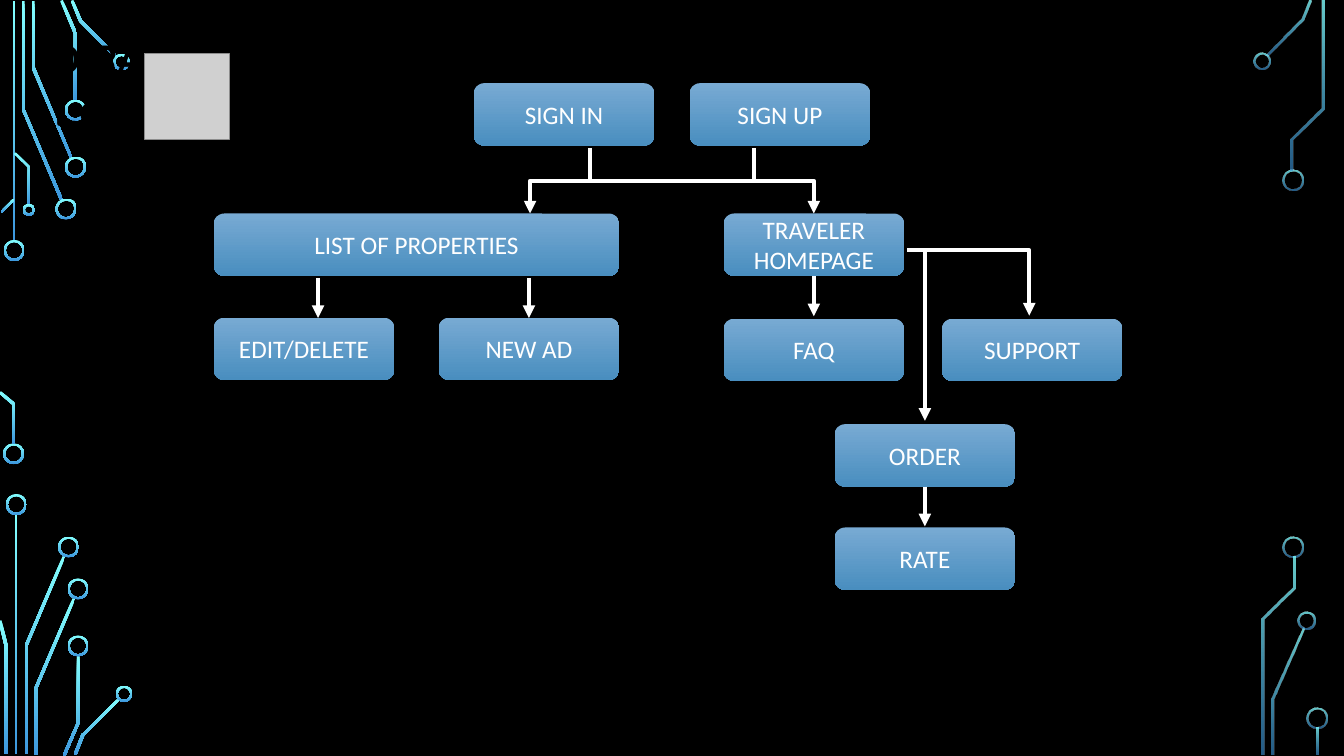
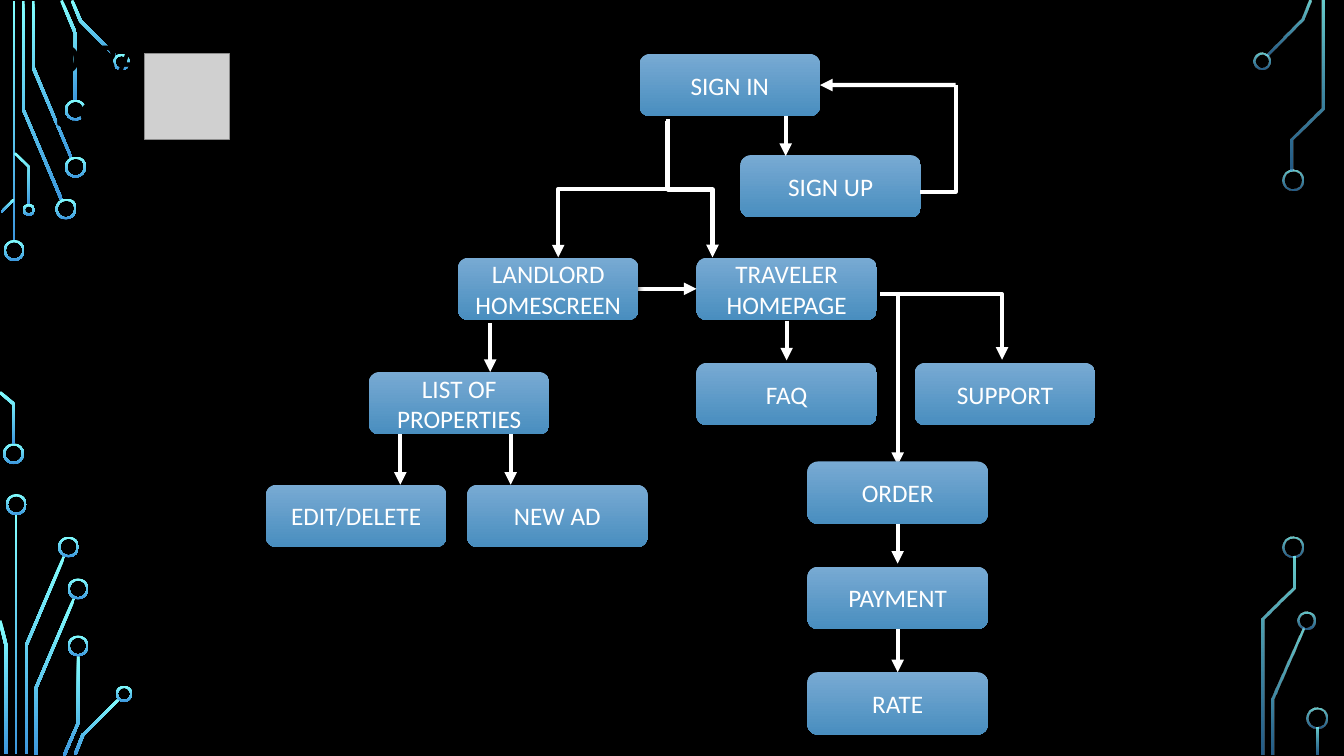
Before and after one commit to Team9-sce/SE-Fundamentals9, a slide deck: slide 1 of dira lehaskir prototype.pptx. Drawn at 1344x756 pixels with LibreOffice and Linux fonts; fonts in the diff are those of the drawing; grey boxes stand for pictures; background and template pictures are left out. Boxes give left, top, right and bottom in pixels: in the first picture for what was removed or moved away, otherwise in the second. Text is boxed around its words. In the diff, an @@ line names an element or a change of style, - is before the commit and + after.

```diff
--- a/dira lehaskir prototype.pptx
+++ b/dira lehaskir prototype.pptx
@@ rounded rectangle "SIGN IN": place and size @@
-rounded rectangle "SIGN IN" at bbox=[474, 84, 654, 146]
+rounded rectangle "SIGN IN" at bbox=[640, 53, 821, 116]
@@ line moved from (591, 180) - (754, 180) to (956, 85) - (821, 85) @@
@@ line (956, 85) - (821, 85): line to arrow @@
@@ elbow line added from (921, 192) to (956, 85), #FFFFFF 3 pt @@
@@ elbow arrow moved from (754, 148) - (814, 214) to (668, 119) - (713, 257) @@
@@ arrow moved from (319, 278) - (319, 319) to (785, 116) - (785, 156) @@
@@ elbow arrow moved from (591, 148) - (530, 214) to (667, 121) - (559, 257) @@
@@ rounded rectangle "SIGN UP": place and size @@
-rounded rectangle "SIGN UP" at bbox=[690, 84, 870, 146]
+rounded rectangle "SIGN UP" at bbox=[741, 155, 922, 218]
@@ rounded rectangle added at bbox=[458, 258, 638, 321], fill gradient #78ABD3 to #4A8EC0, 18 pt, text #FFFFFF @@
+LANDLORD HOMESCREEN
@@ arrow moved from (529, 278) - (529, 319) to (638, 289) - (697, 289) @@
@@ 2 rounded rectangles, 1 elbow arrow: place and size @@
-2 rounded rectangles, 1 elbow arrow at bbox=[724, 214, 1029, 381]
+2 rounded rectangles, 1 elbow arrow at bbox=[697, 258, 1002, 425]
@@ 2 arrows, 1 rounded rectangle: place and size @@
-2 arrows, 1 rounded rectangle at bbox=[814, 250, 1123, 420]
+2 arrows, 1 rounded rectangle at bbox=[786, 294, 1096, 465]
@@ arrow added from (490, 323) to (490, 372), #FFFFFF 3 pt @@
@@ rounded rectangle "LIST OF PROPERTIES": place and size @@
-rounded rectangle "LIST OF PROPERTIES" at bbox=[214, 214, 619, 276]
+rounded rectangle "LIST OF PROPERTIES" at bbox=[369, 372, 549, 435]
@@ arrow added from (400, 435) to (400, 485), #FFFFFF 3 pt @@
@@ arrow added from (511, 435) to (511, 485), #FFFFFF 3 pt @@
@@ rounded rectangle "ORDER": place and size @@
-rounded rectangle "ORDER" at bbox=[835, 424, 1015, 487]
+rounded rectangle "ORDER" at bbox=[808, 462, 988, 524]
@@ rounded rectangle "EDIT/DELETE": place and size @@
-rounded rectangle "EDIT/DELETE" at bbox=[214, 318, 394, 380]
+rounded rectangle "EDIT/DELETE" at bbox=[266, 485, 447, 547]
@@ rounded rectangle "NEW AD": place and size @@
-rounded rectangle "NEW AD" at bbox=[439, 318, 619, 380]
+rounded rectangle "NEW AD" at bbox=[467, 485, 647, 547]
@@ arrow moved from (926, 487) - (926, 526) to (898, 524) - (898, 564) @@
@@ rounded rectangle added at bbox=[808, 567, 988, 629], fill gradient #78ABD3 to #4A8EC0, 18 pt, text #FFFFFF @@
+PAYMENT
@@ arrow added from (898, 629) to (898, 673), #FFFFFF 3 pt @@
@@ rounded rectangle "RATE": place and size @@
-rounded rectangle "RATE" at bbox=[835, 527, 1015, 590]
+rounded rectangle "RATE" at bbox=[808, 673, 988, 735]
```
Also in this commit, not shown: 6 other slides changed, 2 slides added, 1 slide removed.
